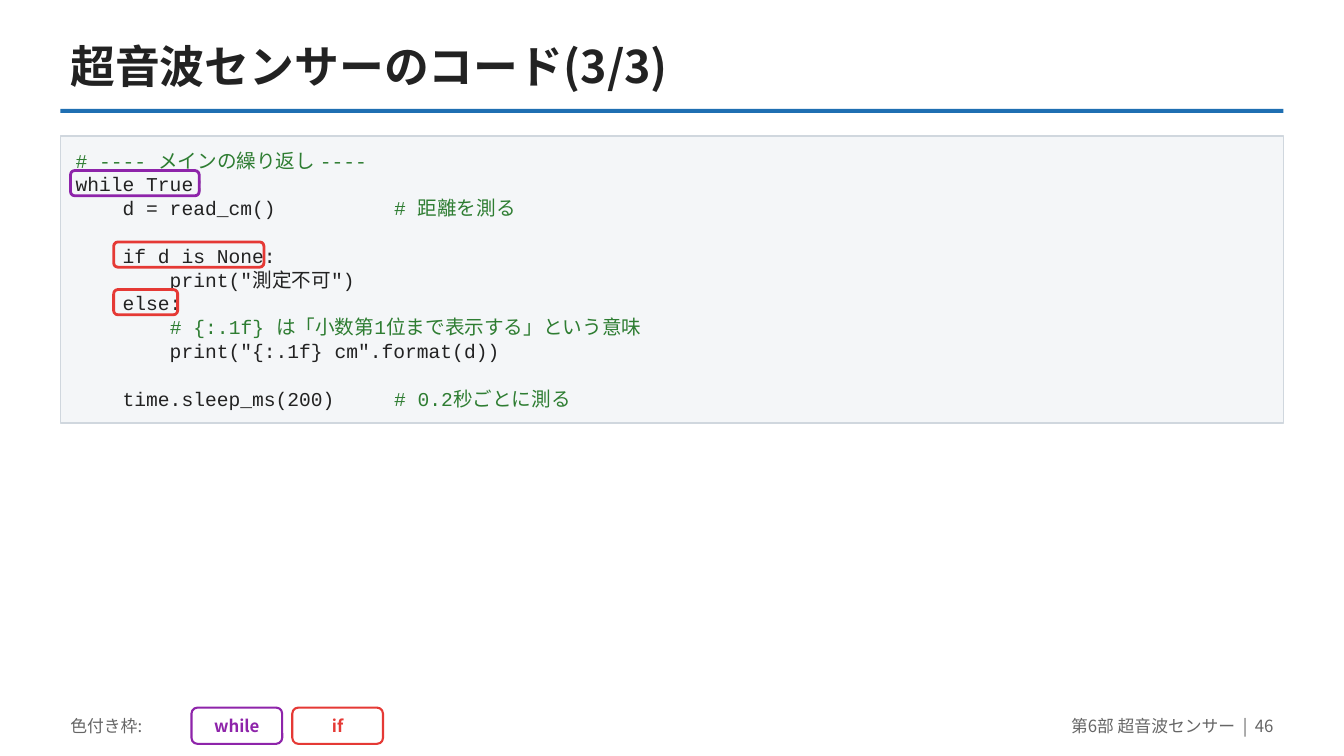
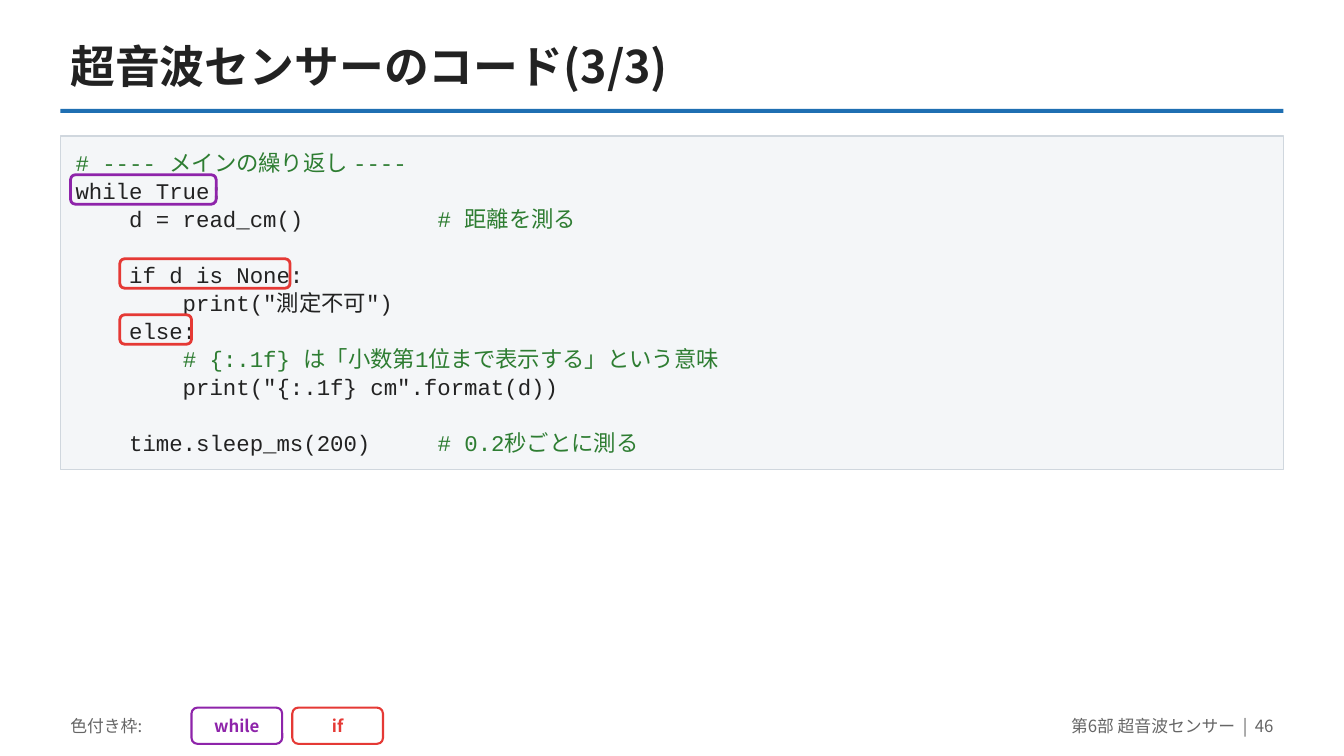
Before and after one commit to yuracode/isiot, a slide deck: slide 46 of slides/pico_sensor_intro.pptx. Drawn at 1344x756 pixels with LibreOffice and Linux fonts; fonts in the diff are those of the drawing. Boxes give left, top, right and bottom in pixels: in the first picture for what was removed or moved away, otherwise in the second. Text is boxed around its words. In the diff, an @@ line names an element or a change of style, - is before the commit and + after.

```diff
--- a/slides/pico_sensor_intro.pptx
+++ b/slides/pico_sensor_intro.pptx
@@ text "# ---- メインの繰り返し ----" at box(76, 152, 719, 456): size 14 to 16 pt; line spacing 17pt to 20pt @@
@@ rectangle: place and size @@
-rectangle at box(60, 136, 1284, 423)
+rectangle at box(60, 136, 1284, 470)
@@ rounded rectangle: place and size @@
-rounded rectangle at box(71, 170, 200, 196)
+rounded rectangle at box(71, 174, 216, 204)
@@ rounded rectangle: place and size @@
-rounded rectangle at box(114, 242, 264, 267)
+rounded rectangle at box(120, 259, 290, 288)
@@ rounded rectangle: place and size @@
-rounded rectangle at box(114, 289, 177, 315)
+rounded rectangle at box(120, 315, 192, 344)
```
Also in this commit, not shown: 20 other slides changed, 2 other files.
